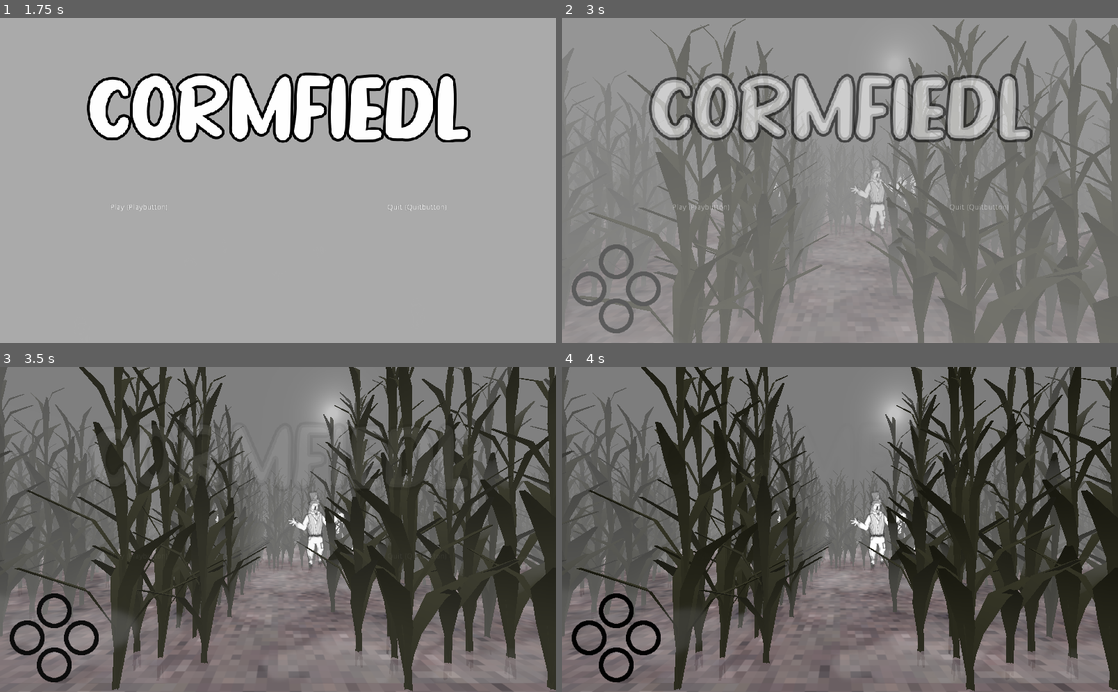
Above: before the commit, frames 1-4 (two rows, left to right).
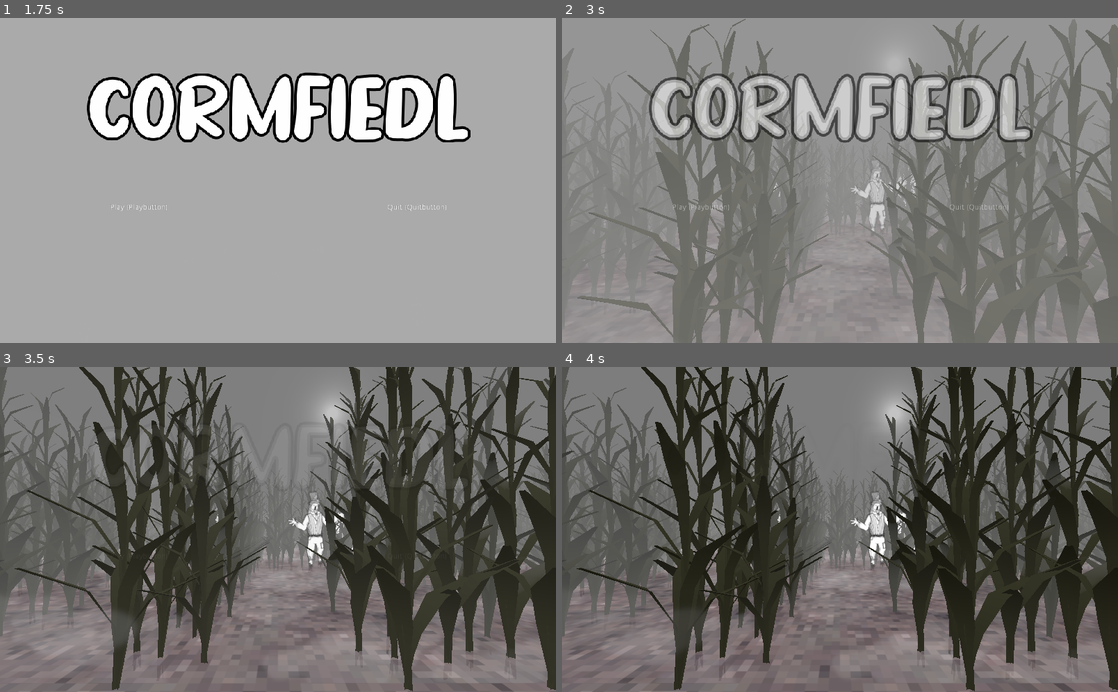
Above: after the commit, the same moments.

Repository: greenje262/one-ticket-to-the-lonely-soul-scarecrow-show
Game: Godot game, scene res://Cornfield.tscn
The game is run twice, just before and just after one commit, with the same random seed, the same clock (stepped at 60 frames per second) and the same inputs. Sound files missing from this copy of the repository are replaced by a short silence.
Inputs:
- Up to frame 1 (1.75 s): tap Enter at 0.5 s; hold E (turn_right) 0.53-1.28 s; tap F (look) at 0.6 s; tap D (no) at 0.8, 1.35 s; tap Space (ping) at 1.25, 1.55 s; hold Q (turn_left) from 1.28 s (still down)
- Up to frame 2 (3 s): tap Enter at 2 s; release Q (turn_left) at 2.03 s; hold E (turn_right) 2.03-2.78 s; tap Space (ping) at 2.1 s; tap A (yes) at 2.3, 2.85 s; hold W (move_forward) from 2.78 s (still down)
- Up to frame 3 (3.5 s): keep holding W (move_forward); tap F (look) at 3.05 s
- Up to frame 4 (4 s): release W (move_forward) at 3.53 s; hold Q (turn_left) from 3.53 s (still down); tap F (look) at 3.6 s; tap D (no) at 3.8 s

Frame 1 is identical in both runs. In frame 2, 0.9% of the frame differs, in the area x 1-84%, y 20-98%; in frame 3, 1.0%; in frame 4, 1.0%, in the area x 1-18%, y 69-98%.

Commit message:
mostly script updates, a few settings adjustments

Diff:
--- a/Cornfield.gd
+++ b/Cornfield.gd
@@ -128,10 +128,12 @@
 
 signal the_end
 
+#connect to the player, initialize position
 func _ready():
 	player.connect("node_update", self, "check_node")
 	check_node()
 
+#quit the game
 func _process(delta):
 	if Input.is_action_just_pressed("quit"):
 		get_tree().quit()
--- a/Cornfield.tscn
+++ b/Cornfield.tscn
@@ -48,6 +48,7 @@
 extents = Vector3( 1.5, 2, 1.5 )
 
 [node name="Cornfield" type="Spatial"]
+transform = Transform( 1, 0, 0, 0, 1, 0, 0, 0, 1, -0.956661, -5.73605, 14.1334 )
 script = ExtResource( 3 )
 
 [node name="Atmosphere" type="WorldEnvironment" parent="."]
--- /dev/null
+++ b/GlobalSettings.gd
@@ -0,0 +1,32 @@
+extends Node
+
+var settings
+
+var show_pinger = false
+var show_subtitles = true
+var show_dynamic_text = true
+var show_bg_video = true
+
+func _ready():
+	settings = get_node("/root/Cornfield/Player/SettingsPage/ViewportContainer/Viewport/SettingsSurvey")
+
+func _process(delta):
+	if settings.pinger.pressed:
+		show_pinger = true
+	elif !settings.pinger.pressed:
+		show_pinger = false
+
+	if settings.subtitles.pressed:
+		show_subtitles = true
+	elif !settings.subtitles.pressed:
+		show_subtitles = false
+
+	if settings.dynamic_text.pressed:
+		show_dynamic_text = true
+	elif !settings.dynamic_text.pressed:
+		show_dynamic_text = false
+
+	if settings.bg_video.pressed:
+		show_bg_video = true
+	elif !settings.bg_video.pressed:
+		show_bg_video = false
--- a/Player.gd
+++ b/Player.gd
@@ -8,6 +8,7 @@
 onready var ray = $RayCast
 onready var survey = $SettingsPage
 onready var survey_page = $SettingsPage/ViewportContainer/Viewport/SettingsSurvey
+onready var volume_setting = $SettingsPage/ViewportContainer/Viewport/SettingsSurvey/SettingsBox/Volume/HSlider
 
 onready var ind_u = $UIndicator
 onready var ind_l = $LIndicator
@@ -41,6 +42,7 @@
 	get_node("/root/Cornfield").connect("the_end", self, "endgame")
 	survey_page.connect("game_time", self, "settings_done")
 
+#handle inputs, adjust settings, find facing direction, handle yes/no options
 func _physics_process(delta):
 	#the 'play again' process is wrong somehow, that needs to be fixed
 	if state == "title" || state == "end":
@@ -55,25 +57,21 @@
 					tween2.interpolate_property(end, "modulate", Color(1, 1, 1, 1), Color(1, 1, 1, 0), 3.5, Tween.TRANS_EXPO)
 					tween2.start()
 	elif state == "settings" && !survey_time:
-		survey_time = true
-		yield(get_tree().create_timer(1), "timeout")
-		tween.interpolate_property(cam, "rotation_degrees", rotation_degrees, Vector3(-30, 0, 0), 0.5)
-		tween.start()
-		tween2.interpolate_property(survey, "translation", Vector3(2, 0.8, -0.4), Vector3(0, 0.8, -0.4), 1.5, Tween.EASE_OUT)
-		tween2.start()
-		yield(tween2, "tween_all_completed")
-		$SettingsPage/ViewportContainer/Viewport/SettingsSurvey/SettingsBox/Setting1/HSlider.grab_focus()
+		settings_up()
 	elif state == "game":
 		if !tween.is_active():
 			if !looking:
 				if Input.is_action_just_pressed("move_forward"):
 					advance()
-				if Input.is_action_just_pressed("ping"):
+				if Input.is_action_just_pressed("ping") && GlobalSettings.show_pinger:
 					ping()
 				if Input.is_action_just_pressed("look") && in_room:
 					looking = true
 					tween.interpolate_property(self, "rotation_degrees", rotation_degrees, look_rot, 0.375, Tween.TRANS_LINEAR)
 					tween.start()
+				if Input.is_action_just_pressed("settings"):
+					state = "settings"
+					settings_up()
 			if !Dialogue.choice:
 				if Input.is_action_just_pressed("turn_left"):
 					if !looking:
@@ -126,15 +124,27 @@
 		yesser.hide()
 		noer.hide()
 
+	#settings check
+	if !GlobalSettings.show_pinger:
+		ind_u.hide()
+		ind_l.hide()
+		ind_d.hide()
+		ind_r.hide()
+	elif GlobalSettings.show_pinger:
+		ind_u.show()
+		ind_l.show()
+		ind_d.show()
+		ind_r.show()
+
 #put away settings page and begin the game
 func settings_done():
-	tween.interpolate_property(cam, "rotation_degrees", Vector3(-30, 0, 0), Vector3(0, 0, 0), 1)
-	tween.start()
-	tween2.interpolate_property(survey, "translation", Vector3(0, 0.8, -0.4), Vector3(2, 0.8, -0.4), 1, Tween.EASE_OUT)
-	tween2.start()
-	yield(tween2, "tween_all_completed")
-	survey.hide()
-	state = "game"
+	if state == "settings":
+		tween.interpolate_property(cam, "rotation_degrees", Vector3(-30, 0, 0), Vector3(0, 0, 0), 1)
+		tween.start()
+		tween2.interpolate_property(survey, "translation", Vector3(0, 0.8, -0.4), Vector3(2, 0.8, -0.4), 1, Tween.EASE_OUT)
+		tween2.start()
+		yield(tween2, "tween_all_completed")
+		state = "game"
 
 #update look direction after every input
 func look_tweak(looker):
@@ -277,6 +287,17 @@
 		if Dialogue.talking && !in_room:
 			Dialogue.dialogue_end()
 
+#bring up the settings page
+func settings_up():
+	survey_time = true
+	volume_setting.grab_focus()
+	yield(get_tree().create_timer(1), "timeout")
+	tween.interpolate_property(cam, "rotation_degrees", rotation_degrees, Vector3(-30, 0, 0), 0.5)
+	tween.start()
+	tween2.interpolate_property(survey, "translation", Vector3(2, 0.8, -0.4), Vector3(0, 0.8, -0.4), 1.5, Tween.EASE_OUT)
+	tween2.start()
+	yield(tween2, "tween_all_completed")
+
 #play ending sequence
 func endgame():
 	state = "end"
--- a/SettingsSurvey.gd
+++ b/SettingsSurvey.gd
@@ -1,7 +1,18 @@
 extends Control
+
+onready var done_button = $SettingsBox/DoneButton/Button
+
+onready var global_volume = $SettingsBox/Volume/HSlider
+onready var dialogue_volume = $SettingsBox/VolumeDialogue/HSlider
+onready var music_volume = $SettingsBox/VolumeMusic/HSlider
+onready var sfx_volume = $SettingsBox/VolumeSFX/HSlider
+onready var pinger = $SettingsBox/Pinger/CheckBox
+onready var subtitles = $SettingsBox/Subtitles/CheckBox
+onready var dynamic_text = $SettingsBox/DynamicText/CheckBox
+onready var bg_video = $SettingsBox/BGVideo/CheckBox
 
 signal game_time
 
+#apply settings and return to the game
 func _on_Button_pressed():
-	print("presssssss")
 	emit_signal("game_time")
--- a/SettingsSurvey.tscn
+++ b/SettingsSurvey.tscn
@@ -37,11 +37,11 @@
 "_edit_use_anchors_": false
 }
 
-[node name="Setting1" type="Control" parent="SettingsBox"]
+[node name="Volume" type="Control" parent="SettingsBox"]
 margin_right = 415.0
 margin_bottom = 50.0
 
-[node name="Label" type="Label" parent="SettingsBox/Setting1"]
+[node name="Label" type="Label" parent="SettingsBox/Volume"]
 anchor_top = 0.5
 anchor_bottom = 0.5
 margin_top = -25.0
@@ -55,26 +55,31 @@
 "_edit_use_anchors_": false
 }
 
-[node name="HSlider" type="HSlider" parent="SettingsBox/Setting1"]
-anchor_left = 1.0
-anchor_top = 0.5
-anchor_right = 1.0
-anchor_bottom = 0.5
-margin_left = -315.0
-margin_top = -25.0
-margin_bottom = 25.0
+[node name="HSlider" type="HSlider" parent="SettingsBox/Volume"]
+anchor_left = 1.0
+anchor_top = 0.5
+anchor_right = 1.0
+anchor_bottom = 0.5
+margin_left = -315.0
+margin_top = -25.0
+margin_bottom = 25.0
+max_value = 11.0
+value = 11.0
 tick_count = 11
 ticks_on_borders = true
 __meta__ = {
 "_edit_use_anchors_": false
 }
 
-[node name="Setting6" type="Control" parent="SettingsBox"]
+[node name="VolumeDialogue" type="Control" parent="SettingsBox"]
 margin_top = 50.0
 margin_right = 415.0
 margin_bottom = 100.0
-
-[node name="Label" type="Label" parent="SettingsBox/Setting6"]
+__meta__ = {
+"_edit_use_anchors_": false
+}
+
+[node name="Label" type="Label" parent="SettingsBox/VolumeDialogue"]
 anchor_top = 0.5
 anchor_bottom = 0.5
 margin_top = -25.0
@@ -88,26 +93,28 @@
 "_edit_use_anchors_": false
 }
 
-[node name="HSlider" type="HSlider" parent="SettingsBox/Setting6"]
-anchor_left = 1.0
-anchor_top = 0.5
-anchor_right = 1.0
-anchor_bottom = 0.5
-margin_left = -315.0
-margin_top = -25.0
-margin_bottom = 25.0
+[node name="HSlider" type="HSlider" parent="SettingsBox/VolumeDialogue"]
+anchor_left = 1.0
+anchor_top = 0.5
+anchor_right = 1.0
+anchor_bottom = 0.5
+margin_left = -315.0
+margin_top = -25.0
+margin_bottom = 25.0
+max_value = 11.0
+value = 11.0
 tick_count = 11
 ticks_on_borders = true
 __meta__ = {
 "_edit_use_anchors_": false
 }
 
-[node name="Setting7" type="Control" parent="SettingsBox"]
+[node name="VolumeMusic" type="Control" parent="SettingsBox"]
 margin_top = 100.0
 margin_right = 415.0
 margin_bottom = 150.0
 
-[node name="Label" type="Label" parent="SettingsBox/Setting7"]
+[node name="Label" type="Label" parent="SettingsBox/VolumeMusic"]
 anchor_top = 0.5
 anchor_bottom = 0.5
 margin_top = -25.0
@@ -121,26 +128,28 @@
 "_edit_use_anchors_": false
 }
 
-[node name="HSlider" type="HSlider" parent="SettingsBox/Setting7"]
-anchor_left = 1.0
-anchor_top = 0.5
-anchor_right = 1.0
-anchor_bottom = 0.5
-margin_left = -315.0
-margin_top = -25.0
-margin_bottom = 25.0
+[node name="HSlider" type="HSlider" parent="SettingsBox/VolumeMusic"]
+anchor_left = 1.0
+anchor_top = 0.5
+anchor_right = 1.0
+anchor_bottom = 0.5
+margin_left = -315.0
+margin_top = -25.0
+margin_bottom = 25.0
+max_value = 11.0
+value = 11.0
 tick_count = 11
 ticks_on_borders = true
 __meta__ = {
 "_edit_use_anchors_": false
 }
 
-[node name="Setting8" type="Control" parent="SettingsBox"]
+[node name="VolumeSFX" type="Control" parent="SettingsBox"]
 margin_top = 150.0
 margin_right = 415.0
 margin_bottom = 200.0
 
-[node name="Label" type="Label" parent="SettingsBox/Setting8"]
+[node name="Label" type="Label" parent="SettingsBox/VolumeSFX"]
 anchor_top = 0.5
 anchor_bottom = 0.5
 margin_top = -25.0
@@ -154,21 +163,23 @@
 "_edit_use_anchors_": false
 }
 
-[node name="HSlider" type="HSlider" parent="SettingsBox/Setting8"]
-anchor_left = 1.0
-anchor_top = 0.5
-anchor_right = 1.0
-anchor_bottom = 0.5
-margin_left = -315.0
-margin_top = -25.0
-margin_bottom = 25.0
+[node name="HSlider" type="HSlider" parent="SettingsBox/VolumeSFX"]
+anchor_left = 1.0
+anchor_top = 0.5
+anchor_right = 1.0
+anchor_bottom = 0.5
+margin_left = -315.0
+margin_top = -25.0
+margin_bottom = 25.0
+max_value = 11.0
+value = 11.0
 tick_count = 11
 ticks_on_borders = true
 __meta__ = {
 "_edit_use_anchors_": false
 }
 
-[node name="Setting2" type="Control" parent="SettingsBox"]
+[node name="Pinger" type="Control" parent="SettingsBox"]
 margin_top = 200.0
 margin_right = 415.0
 margin_bottom = 250.0
@@ -176,7 +187,7 @@
 "_edit_use_anchors_": false
 }
 
-[node name="Label" type="Label" parent="SettingsBox/Setting2"]
+[node name="Label" type="Label" parent="SettingsBox/Pinger"]
 anchor_top = 0.5
 anchor_bottom = 0.5
 margin_top = -25.0
@@ -190,20 +201,20 @@
 "_edit_use_anchors_": false
 }
 
-[node name="CheckBox" type="CheckBox" parent="SettingsBox/Setting2"]
-anchor_left = 1.0
-anchor_top = 0.5
-anchor_right = 1.0
-anchor_bottom = 0.5
-margin_left = -315.0
-margin_top = -25.0
-margin_bottom = 25.0
-align = 1
-__meta__ = {
-"_edit_use_anchors_": false
-}
-
-[node name="Setting3" type="Control" parent="SettingsBox"]
+[node name="CheckBox" type="CheckBox" parent="SettingsBox/Pinger"]
+anchor_left = 1.0
+anchor_top = 0.5
+anchor_right = 1.0
+anchor_bottom = 0.5
+margin_left = -315.0
+margin_top = -25.0
+margin_bottom = 25.0
+align = 1
+__meta__ = {
+"_edit_use_anchors_": false
+}
+
+[node name="Subtitles" type="Control" parent="SettingsBox"]
 margin_top = 250.0
 margin_right = 415.0
 margin_bottom = 300.0
@@ -211,7 +222,7 @@
 "_edit_use_anchors_": false
 }
 
-[node name="Label" type="Label" parent="SettingsBox/Setting3"]
+[node name="Label" type="Label" parent="SettingsBox/Subtitles"]
 anchor_top = 0.5
 anchor_bottom = 0.5
 margin_top = -25.0
@@ -225,20 +236,21 @@
 "_edit_use_anchors_": false
 }
 
-[node name="CheckBox" type="CheckBox" parent="SettingsBox/Setting3"]
-anchor_left = 1.0
-anchor_top = 0.5
-anchor_right = 1.0
-anchor_bottom = 0.5
-margin_left = -315.0
-margin_top = -25.0
-margin_bottom = 25.0
-align = 1
-__meta__ = {
-"_edit_use_anchors_": false
-}
-
-[node name="Setting4" type="Control" parent="SettingsBox"]
+[node name="CheckBox" type="CheckBox" parent="SettingsBox/Subtitles"]
+anchor_left = 1.0
+anchor_top = 0.5
+anchor_right = 1.0
+anchor_bottom = 0.5
+margin_left = -315.0
+margin_top = -25.0
+margin_bottom = 25.0
+pressed = true
+align = 1
+__meta__ = {
+"_edit_use_anchors_": false
+}
+
+[node name="DynamicText" type="Control" parent="SettingsBox"]
 margin_top = 300.0
 margin_right = 415.0
 margin_bottom = 350.0
@@ -246,34 +258,35 @@
 "_edit_use_anchors_": false
 }
 
-[node name="Label" type="Label" parent="SettingsBox/Setting4"]
-anchor_top = 0.5
-anchor_bottom = 0.5
-margin_top = -25.0
-margin_right = 100.0
-margin_bottom = 25.0
-custom_colors/font_color = Color( 0, 0, 0, 1 )
-text = "DYNAMIC SUBTITLE TEXT"
-valign = 1
-autowrap = true
-__meta__ = {
-"_edit_use_anchors_": false
-}
-
-[node name="CheckBox" type="CheckBox" parent="SettingsBox/Setting4"]
-anchor_left = 1.0
-anchor_top = 0.5
-anchor_right = 1.0
-anchor_bottom = 0.5
-margin_left = -315.0
-margin_top = -25.0
-margin_bottom = 25.0
-align = 1
-__meta__ = {
-"_edit_use_anchors_": false
-}
-
-[node name="Setting5" type="Control" parent="SettingsBox"]
+[node name="Label" type="Label" parent="SettingsBox/DynamicText"]
+anchor_top = 0.5
+anchor_bottom = 0.5
+margin_top = -25.0
+margin_right = 100.0
+margin_bottom = 25.0
+custom_colors/font_color = Color( 0, 0, 0, 1 )
+text = "DYNAMIC TEXT"
+valign = 1
+autowrap = true
+__meta__ = {
+"_edit_use_anchors_": false
+}
+
+[node name="CheckBox" type="CheckBox" parent="SettingsBox/DynamicText"]
+anchor_left = 1.0
+anchor_top = 0.5
+anchor_right = 1.0
+anchor_bottom = 0.5
+margin_left = -315.0
+margin_top = -25.0
+margin_bottom = 25.0
+pressed = true
+align = 1
+__meta__ = {
+"_edit_use_anchors_": false
+}
+
+[node name="BGVideo" type="Control" parent="SettingsBox"]
 margin_top = 350.0
 margin_right = 415.0
 margin_bottom = 400.0
@@ -281,7 +294,7 @@
 "_edit_use_anchors_": false
 }
 
-[node name="Label" type="Label" parent="SettingsBox/Setting5"]
+[node name="Label" type="Label" parent="SettingsBox/BGVideo"]
 anchor_top = 0.5
 anchor_bottom = 0.5
 margin_top = -25.0
@@ -295,20 +308,21 @@
 "_edit_use_anchors_": false
 }
 
-[node name="CheckBox" type="CheckBox" parent="SettingsBox/Setting5"]
-anchor_left = 1.0
-anchor_top = 0.5
-anchor_right = 1.0
-anchor_bottom = 0.5
-margin_left = -315.0
-margin_top = -25.0
-margin_bottom = 25.0
-align = 1
-__meta__ = {
-"_edit_use_anchors_": false
-}
-
-[node name="Setting9" type="Control" parent="SettingsBox"]
+[node name="CheckBox" type="CheckBox" parent="SettingsBox/BGVideo"]
+anchor_left = 1.0
+anchor_top = 0.5
+anchor_right = 1.0
+anchor_bottom = 0.5
+margin_left = -315.0
+margin_top = -25.0
+margin_bottom = 25.0
+pressed = true
+align = 1
+__meta__ = {
+"_edit_use_anchors_": false
+}
+
+[node name="KeyRebind" type="Control" parent="SettingsBox"]
 margin_top = 400.0
 margin_right = 415.0
 margin_bottom = 450.0
@@ -316,7 +330,7 @@
 "_edit_use_anchors_": false
 }
 
-[node name="Label" type="Label" parent="SettingsBox/Setting9"]
+[node name="Label" type="Label" parent="SettingsBox/KeyRebind"]
 margin_right = 100.0
 margin_bottom = 50.0
 custom_colors/font_color = Color( 0, 0, 0, 1 )
@@ -327,7 +341,7 @@
 "_edit_use_anchors_": false
 }
 
-[node name="RebindBox" type="Control" parent="SettingsBox/Setting9"]
+[node name="RebindBox" type="Control" parent="SettingsBox/KeyRebind"]
 anchor_left = 1.0
 anchor_right = 1.0
 margin_left = -315.0
--- a/project.godot
+++ b/project.godot
@@ -18,6 +18,7 @@
 
 Dialogue="*res://Dialogue.gd"
 DialogueVault="*res://DialogueVault.gd"
+GlobalSettings="*res://GlobalSettings.gd"
 
 [input]
 
@@ -66,6 +67,11 @@
 "events": [ Object(InputEventKey,"resource_local_to_scene":false,"resource_name":"","device":0,"alt":false,"shift":false,"control":false,"meta":false,"command":false,"pressed":false,"scancode":68,"unicode":0,"echo":false,"script":null)
  ]
 }
+settings={
+"deadzone": 0.5,
+"events": [ Object(InputEventKey,"resource_local_to_scene":false,"resource_name":"","device":0,"alt":false,"shift":false,"control":false,"meta":false,"command":false,"pressed":false,"scancode":83,"unicode":0,"echo":false,"script":null)
+ ]
+}
 
 [physics]
 
Not shown, changed: dev-materials/dev-journal.txt
Not shown, changed: dialogue_script_v2.txt
Not shown, changed: audio-test-project.aup3
